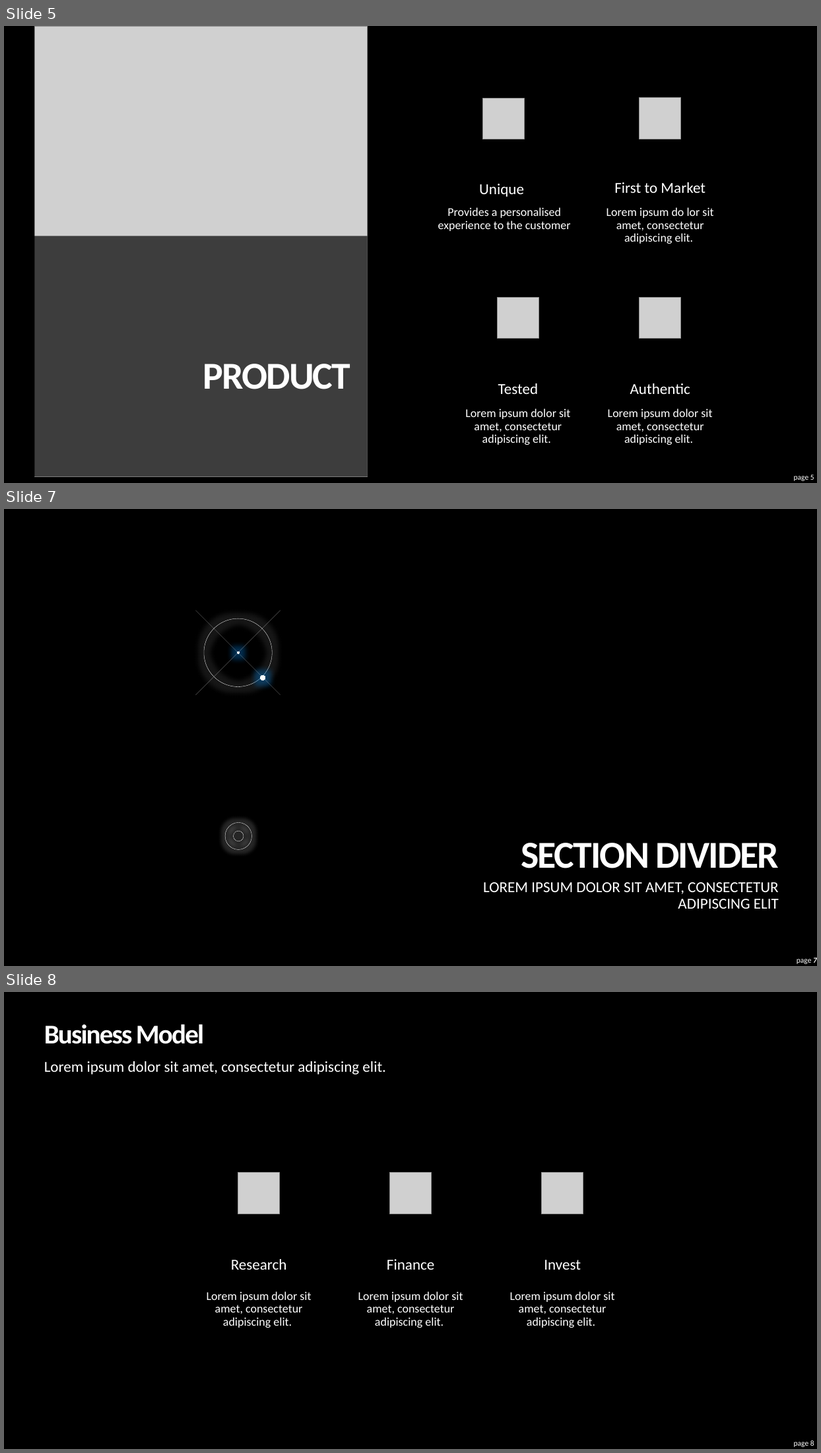
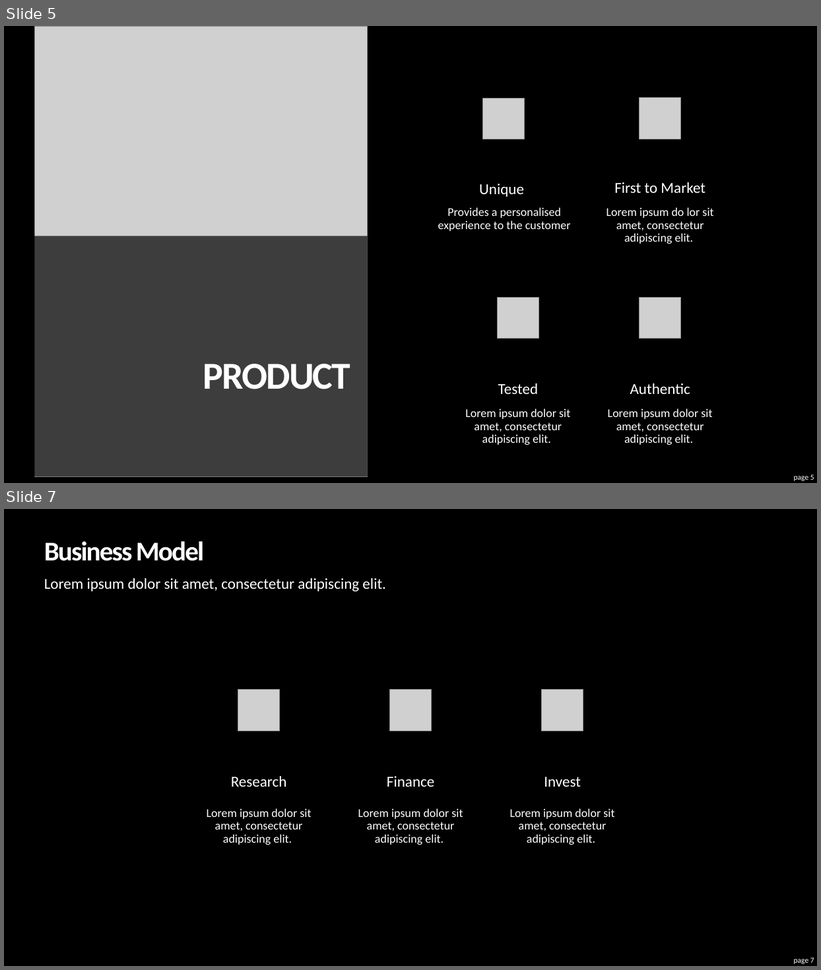
Before and after one commit to adityadutta/BostonHacksFall18, a slide deck: PITCH/Pitch.pptx. Shown one above the other, each under a label of ours: slides 5, 7 and 8 before the commit, slides 5 and 7 after it; the slides between them are not shown. The pictures are 821x1453 and 821x970 pixels, drawn with LibreOffice and Linux fonts; fonts in the diff are those of the drawing; grey boxes stand for pictures. Boxes give left, top, right and bottom in pixels: in the first picture for what was removed or moved away, otherwise in the second. Text is boxed around its words. In the diff, an @@ line names an element or a change of style, - is before the commit and + after.

```diff
--- a/PITCH/Pitch.pptx
+++ b/PITCH/Pitch.pptx
@@ slide 7 removed at <box>4,509,817,966</box>, background #000000 @@
@@ group removed at <box>195,610,281,695</box>: 3 ellipses, 2 lines @@
@@ ellipse removed at <box>225,823,252,850</box> @@
@@ ellipse removed at <box>234,831,244,842</box> @@
@@ title removed at <box>521,843,779,869</box> @@
-SECTION DIVIDER
@@ subtitle removed at <box>483,883,779,909</box> @@
-LOREM IPSUM DOLOR SIT AMET, CONSECTETUR ADIPISCING ELIT
@@ page number removed at <box>797,958,817,964</box> @@
-page 7
@@ what was slide 8 is now slide 7 @@
@@ page number at <box>794,958,814,964</box>: text changed @@
-page 8
+page 7
```
Also in this commit, not shown: 3 slides changed, 6 other slides removed, 2 other files.
